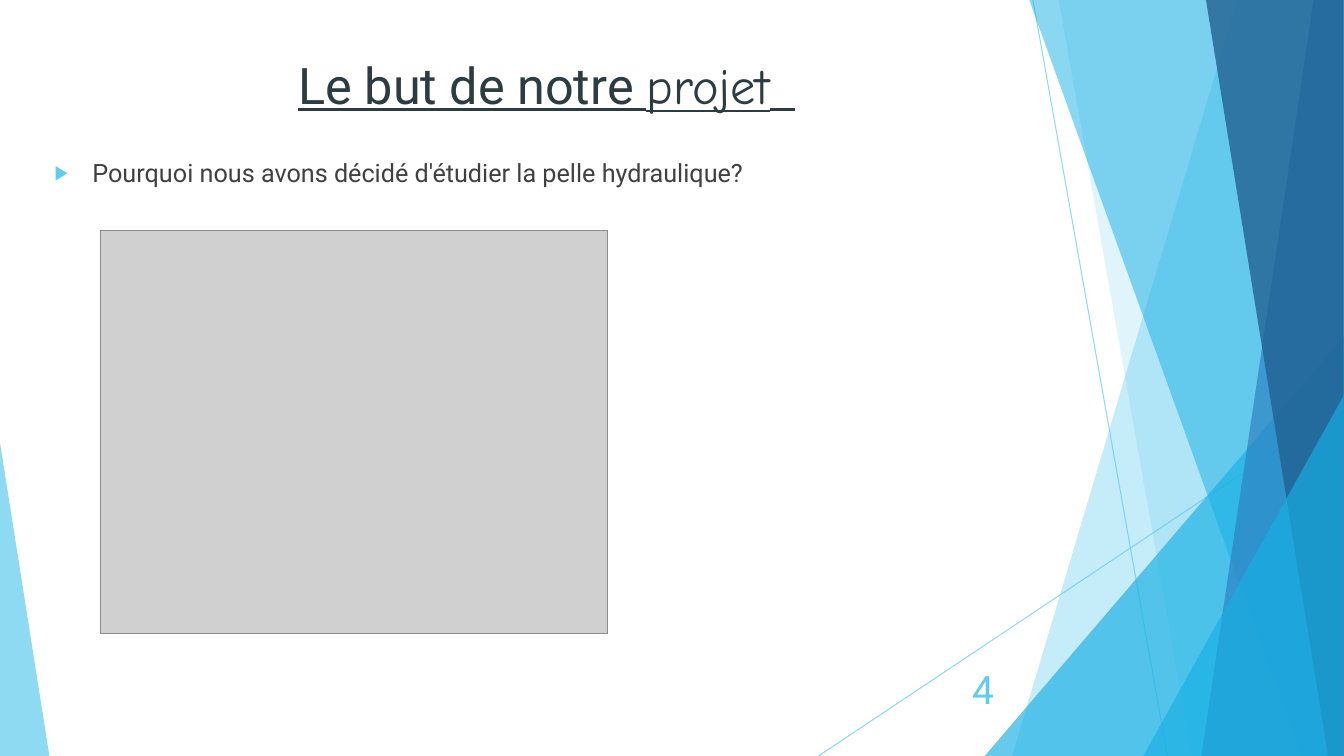
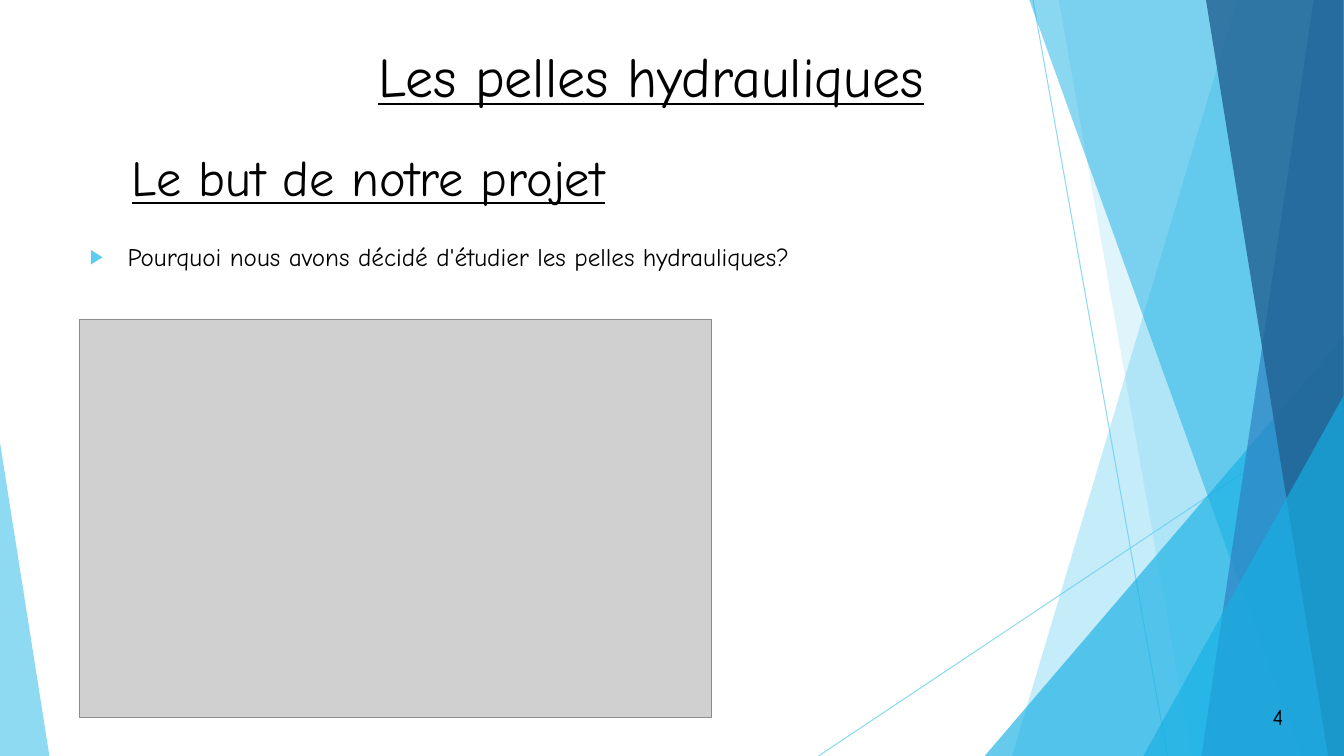
Before and after one commit to OussamaTeyib/PFE, a slide deck: slide 4 of Présentation.pptx. Drawn at 1344x756 pixels with LibreOffice and Linux fonts; fonts in the diff are those of the drawing; grey boxes stand for pictures. Boxes give left, top, right and bottom in pixels: in the first picture for what was removed or moved away, otherwise in the second. Text is boxed around its words. In the diff, an @@ line names an element or a change of style, - is before the commit and + after.

```diff
--- a/Présentation.pptx
+++ b/Présentation.pptx
@@ text added at [378,58,923,108], 40 pt, text #000000, underline @@
+Les pelles hydrauliques
@@ title "Le but de notre projet": place and size @@
-title "Le but de notre projet" at [298,66,770,114]
+title "Le but de notre projet" at [132,161,605,206]
@@ title "Le but de notre projet" at [132,161,605,206]: font Roboto to Comic Neue in "Le but de notre"; text colour #2C3C43 to #000000 @@
@@ text at [128,247,789,271]: text changed; font Roboto to Comic Neue; text colour #404040 to #000000 @@
-▶ Pourquoi nous avons décidé d'étudier la pelle hydraulique?
+▶ Pourquoi nous avons décidé d'étudier les pelles hydrauliques?
@@ picture: place and size @@
-picture at [101,231,608,634]
+picture at [80,320,712,718]
@@ page number: place and size @@
-page number at [972,676,994,704]
+page number at [1238,697,1318,737]
@@ page number at [1238,697,1318,737]: size 28 to 16 pt, font Roboto to Comic Neue, text colour #5FCBEF to #000000; alignment right to centre; fill none to #FFFFFF; outline none to #000000 1.5 pt @@
```
Also in this commit, not shown: 22 other slides changed, 1 slide added, 1 slide removed, 24 other files.
